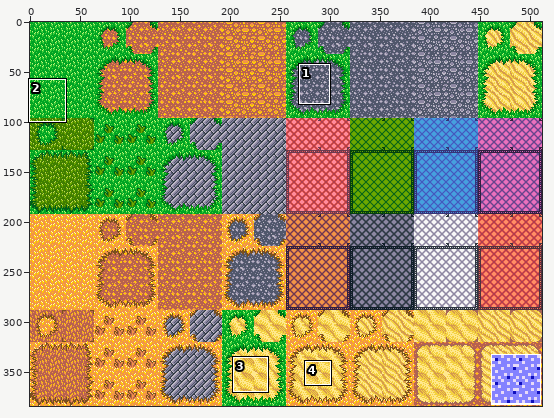
File history of a sprite sheet, Res/Sprites/A2_Ground.png. Above: a wide view before the commit, with the close-up outlined.
Close-up. The starting point:
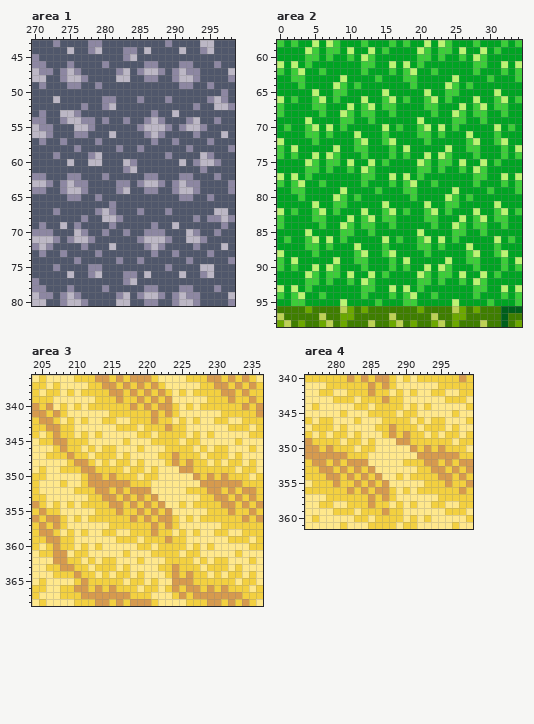
The file is 512x384 pixels. Shown: area 1: x 270..298, y 43..80; area 2: x 0..34, y 58..98; area 3: x 204..236, y 336..368; area 4: x 276..299, y 340..361. The commit also changed other parts of the picture, which this record leaves out.
The result:
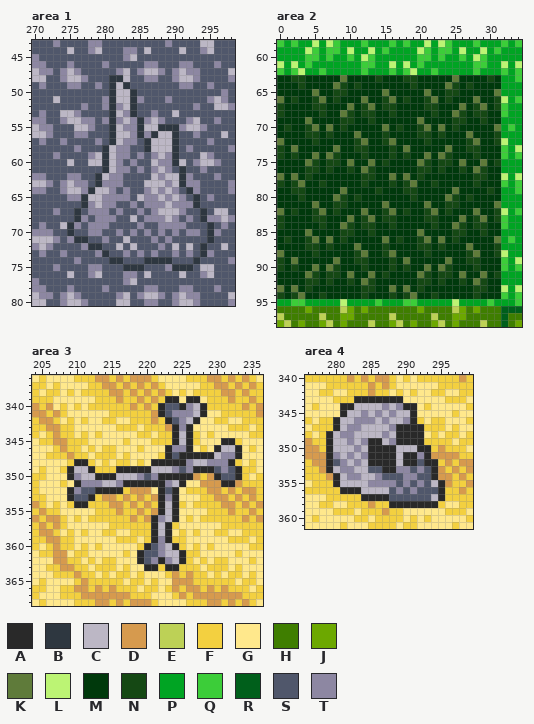
Palette (. is transparent): A #292929  B #2e3740  C #bcb7c5  D #d69a4e  E #bdd156  F #f3d040  G #ffe88c  H #3f7e00  J #6ca800  K #5f7b3a  L #bcf474  M #00390c  N #154814  P #00a423  Q #3ccd39  R #005f1b  S #50576b  T #8d87a2
Edits made:
Changed rows in their new state; - is an unchanged pixel.
Area 1:
first column x 275:
48 ------BB-------------
49 ------BCB------------
50 ------BCCB-----------
51 ------BCCB-----------
52 ------BTCB-----------
53 ------BCTB-----------
54 ------BTCTB----------
55 ------BCTTB--BBB-----
56 ------BCCTB-BCCB-----
57 ------BCTT-BCCCB-----
58 -----BC-T-SBCCCB-----
59 -----BCTT-T-TC-B-----
60 -----BCTS---CTTB-----
61 -----BCT-ST-TCT-B----
62 ----BCTT---SCTCCB----
63 ----BTT-S-S--CTCB----
64 ---BCCTST---CTC-SB---
65 --BCCTTTT-CTTCTC-SB--
66 --BTCT---T-TTTCTTTB--
67 -B-T-TST----TCCCT--B-
68 -B--TTTS-C-TTTCT-TSB-
69 B--TTTS---T-STTTT---B
70 BSSTTS-TST--S--T-T--B
71 -BBS-T--C-SSTS---SSSB
72 ---BB-SC-C-SS--C-CSB-
73 -----B--T-T------T-B-
74 ------BB--SBBBB--SB--
75 --------BBB----BBB---
Area 2:
first column x 0:
63 MMNNMMMMMKMMMMNMMMNNMMMMMKMMMMNM
64 MMMNMMMMKNMNMMMMMMMNMMMMKNMNMMMM
65 MMMMMKMMNNMMMMMKMMMMMKMMNNMMMMMK
66 KMNMMNKMNMMMKMMNKMNMMNKMNMMMKMMN
67 NMMMMNNMMMKMNKMNNMMMMNNMMMKMNKMN
68 NMMMMMNMMKNMNNMMNMMMMMNMMKNMNNMM
69 MMMMKMMMMNNMMNMMMMMMKMMMMNNMMNMM
70 MNMMNKMKMNMMMMMKMNMMNKMKMNMMMMMK
71 MMMMNNMNMMMKMMMNMMMMNNMNMMMKMMMN
72 KMMMMNMMMMMNKMMNKMMMMNMMMMMNKMMN
73 NMKMMMMMKMMNNMMMNMKMMMMMKMMNNMMM
74 NMNMMKMKNMMMNMMMNMNMMKMKNMMMNMMM
75 MMMMKNMNNMKMMKMNMMMMKNMNNMKMMKMN
76 MMMMNNMNMMNMKNMMMMMMNNMNMMNMKNMM
77 KMKMNMMMMMMMNNMMKMKMNMMMMMMMNNMM
78 NMNKMMNMMMMMNMMMNMNKMMNMMMMMNMMM
79 MMNNMMMMMKMMMMNMMMNNMMMMMKMMMMNM
80 MMMNMMMMKNMNMMMMMMMNMMMMKNMNMMMM
81 MMMMMKMMNNMMMMMKMMMMMKMMNNMMMMMK
82 KMNMMNKMNMMMKMMNKMNMMNKMNMMMKMMN
83 NMMMMNNMMMKMNKMNNMMMMNNMMMKMNKMN
84 NMMMMMNMMKNMNNMMNMMMMMNMMKNMNNMM
85 MMMMKMMMMNNMMNMMMMMMKMMMMNNMMNMM
86 MNMMNKMKMNMMMMMKMNMMNKMKMNMMMMMK
87 MMMMNNMNMMMKMMMNMMMMNNMNMMMKMMMN
88 KMMMMNMMMMMNKMMNKMMMMNMMMMMNKMMN
89 NMKMMMMMKMMNNMMMNMKMMMMMKMMNNMMM
90 NMNMMKMKNMMMNMMMNMNMMKMKNMMMNMMM
91 MMMMKNMNNMKMMKMNMMMMKNMNNMKMMKMN
92 MMMMNNMNMMNMKNMMMMMMNNMNMMNMKNMM
93 KMKMNMMMMMMMNNMMKMKMNMMMMMMMNNMM
94 NMNKMMNMMMMMNMMMNMNKMMNMMMMMNMMM
Area 3:
first column x 209:
339 --------------AA-AA------
340 -------------ASSATCA-----
341 -------------ASTTTCA-----
342 --------------ASTCA------
343 ---------------ATA-------
344 ---------------ACA-------
345 ---------------ACA----AA-
346 --------------ATTA---ACCA
347 --------------ASAAAAACTTA
348 -AA---------AAAAATCCTTTA-
349 ACCA---AAAAACCCTSTAAASTSA
350 ATCCAAACCCTSTAAAAA---ASSA
351 -ATTTCCTAAAAAATCA-----AA-
352 ATSSAAAA-----ASA---------
353 ASSA---------ATA---------
354 -AA----------ACA---------
355 -------------ACA---------
356 ------------ATCA---------
357 ------------ACA----------
358 ------------ACA----------
359 ------------ATA----------
360 -----------ASTCA---------
361 ----------ASSTCCA--------
362 ----------ASTATCA--------
363 -----------AA-AA---------
Area 4:
first column x 279:
343 ----AAAAAAA------
344 --AACCCCTCTAA----
345 --ACCTCTCTCCA----
346 -ACCTTTCTCCTA----
347 -ACTTCCCCTAAAA---
348 ACTTCCCCTCAAAA---
349 ACCTCTAACTAAAA---
350 ACCCTCAAAACCCAA--
351 ATCTCTAAAACAATA--
352 ASTCTCAAAACAASAA-
353 ACTTCCSSAATTSTSA-
354 -ACTTCCTSSSTTSSA-
355 -ACCCCTTTTSTSTSCA
356 --AAACCCCSTSTSSSA
357 -----AAAASSSSSSCA
358 ---------AAAAAAA-
Changed places in both close-ups, as pixel boxes (x1, y1, x2, y2):
changed: (67, 75, 214, 271)
changed: (277, 75, 501, 299)
changed: (67, 396, 242, 571)
changed: (326, 396, 445, 508)
